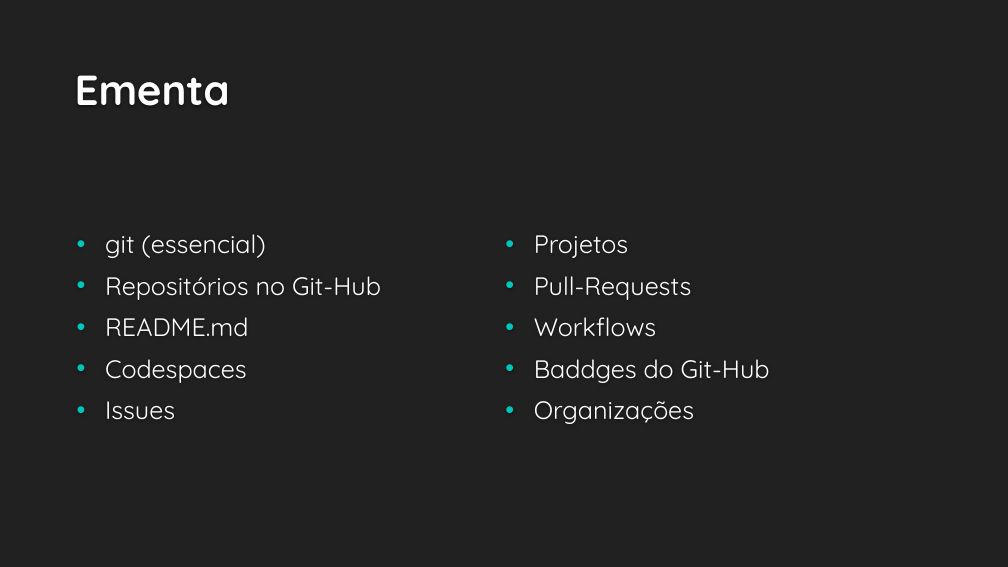
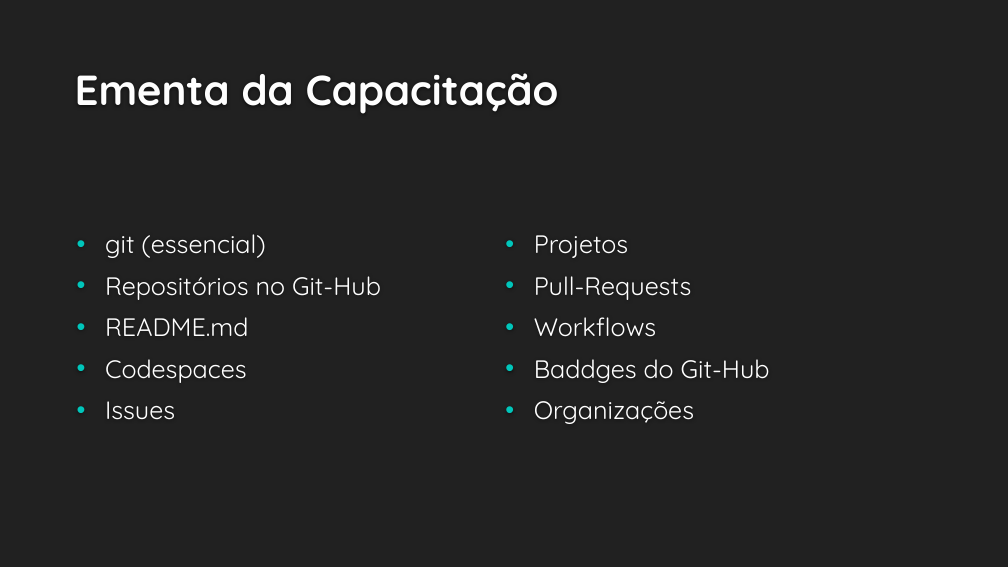
Before and after one commit to RecodeJr/GitHub-Professional, a slide deck: slide 3 of Git-GitHub/Git & Git-Hub – Aprimorando o conhecimento.pptx. Drawn at 1008x567 pixels with LibreOffice and Linux fonts; fonts in the diff are those of the drawing; background and template pictures are left out. Boxes give left, top, right and bottom in pixels: in the first picture for what was removed or moved away, otherwise in the second. Text is boxed around its words. In the diff, an @@ line names an element or a change of style, - is before the commit and + after.

```diff
--- a/Git-GitHub/Git & Git-Hub – Aprimorando o conhecimento.pptx
+++ b/Git-GitHub/Git & Git-Hub – Aprimorando o conhecimento.pptx
@@ title at (75, 73, 559, 114): text changed @@
-Ementa
+Ementa da Capacitação
```
Also in this commit, not shown: 3 other slides changed, 1 slide added, 1 other file.
